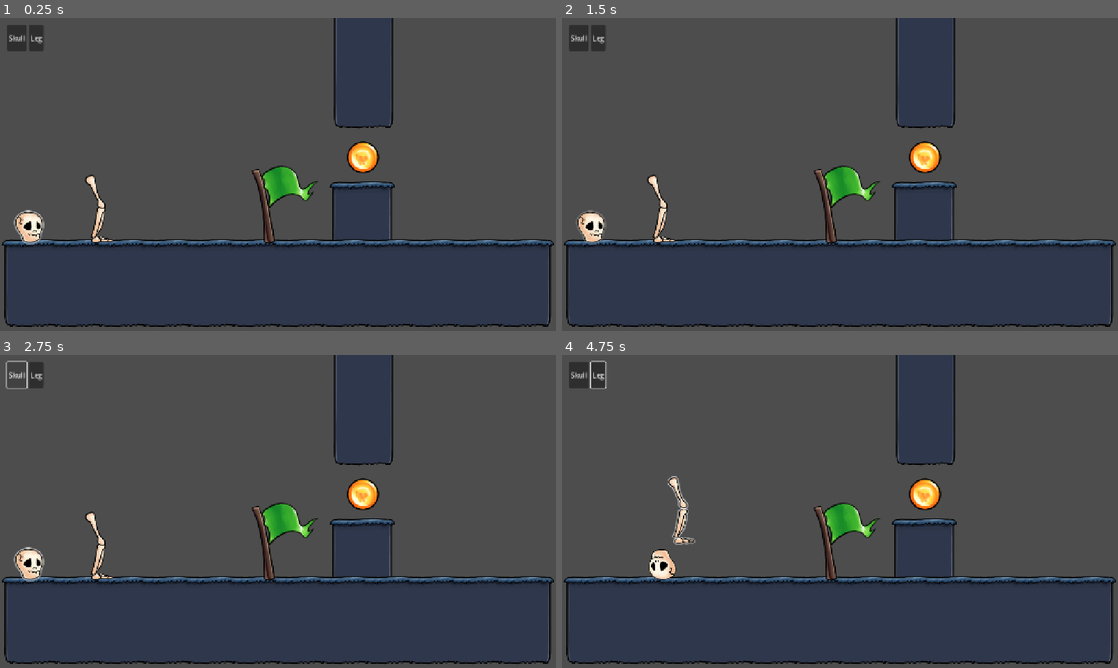
Above: before the commit, frames 1-4 (two rows, left to right).
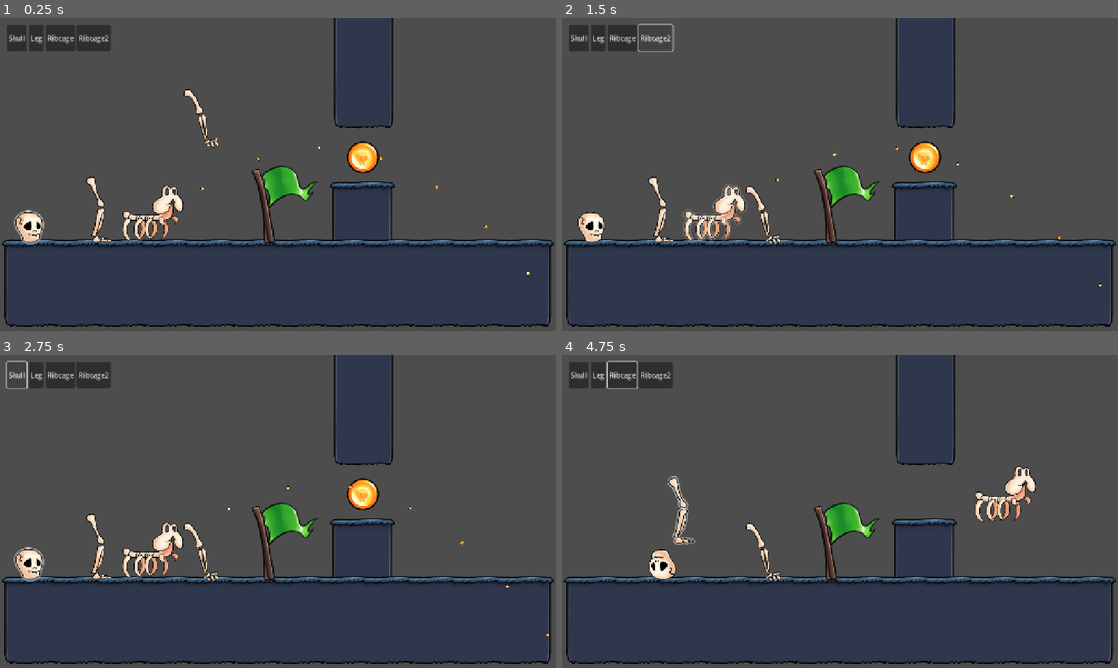
Above: after the commit, the same moments.

Repository: KettLovahr/ludum-dare-58
Game: Godot game, scene res://Scenes/Levels/01.tscn
The game is run twice, just before and just after one commit, with the same random seed, the same clock (stepped at 60 frames per second) and the same inputs. The engine's default icon, where the game draws it, is replaced by a stand-in: a white triangle on a blue panel in a dark square.
Inputs (mouse positions are in pixels of both pictures, inside the frame that each line leads up to):
- Up to frame 1 (0.25 s): no input
- Up to frame 2 (1.5 s): click (623, 36) at 0.5 s, where only the run after the commit has a clickable "Ribcage"; click (656, 36) at 1.25 s, where only the run after the commit has a clickable "Ribcage2"
- Up to frame 3 (2.75 s): click "Skull" at 2 s
- Up to frame 4 (4.75 s): click "Leg" at 2.75 s; tap Enter at 3.5 s; move the mouse to (589, 564) at 3.52 s; hold Right (move_right) from 3.53 s (still down); tap Space (move_action) at 3.6, 4.35 s; click (589, 564) at 3.67 s; tap Up (move_up) at 3.77, 4.52 s; move the mouse to (667, 545) at 4.27 s; click (667, 545) at 4.42 s

The runs differ from the first frame. In frame 1, 2.1% of the frame differs, in the area x 8-96%, y 2-82%; in frame 2, 2.0%; in frame 3, 2.1%; in frame 4, 2.5%, in the area x 5-86%, y 1-73%.

Commit message:
Add dummies onto the scene, use different sprite for trajectory preview

Diff:
--- a/Scenes/Levels/01.tscn
+++ b/Scenes/Levels/01.tscn
@@ -7,7 +7,9 @@
 [ext_resource type="PackedScene" uid="uid://ckjovd4m5x8h4" path="res://Scenes/Objects/Player/Parts/Leg/Leg.tscn" id="4_cv17v"]
 [ext_resource type="Texture2D" uid="uid://bnflm07rloebr" path="res://Assets/Environment/Grass.png" id="6_mfwng"]
 [ext_resource type="PackedScene" uid="uid://dum6w4upon77l" path="res://Scenes/Objects/Coin/Coin.tscn" id="7_a2roa"]
+[ext_resource type="PackedScene" uid="uid://kxlkspfj2w2j" path="res://Scenes/Objects/Player/Parts/Ribcage/Ribcage.tscn" id="7_rlexa"]
 [ext_resource type="PackedScene" uid="uid://b3ye10a2hbdvu" path="res://Scenes/Objects/Flag/Flag.tscn" id="8_pdtvn"]
+[ext_resource type="PackedScene" uid="uid://ctvb2v4km3wmk" path="res://Scenes/Objects/Player/Parts/Arm/Arm.tscn" id="9_wmfcf"]
 
 [sub_resource type="TileSetAtlasSource" id="TileSetAtlasSource_cv17v"]
 texture = ExtResource("1_wi0lj")
@@ -48,6 +50,14 @@
 
 [node name="Leg" parent="PlayerRoot" instance=ExtResource("4_cv17v")]
 position = Vector2(231, 453)
+
+[node name="Ribcage" parent="PlayerRoot" instance=ExtResource("9_wmfcf")]
+position = Vector2(487, 255)
+collision_layer = 2
+
+[node name="Ribcage2" parent="PlayerRoot" instance=ExtResource("7_rlexa")]
+position = Vector2(336, 508)
+collision_layer = 2
 
 [node name="Ground3" type="NinePatchRect" parent="."]
 offset_left = 761.0
--- a/Scenes/Objects/Player/Parts/Leg/arc_follow.gd
+++ b/Scenes/Objects/Player/Parts/Leg/arc_follow.gd
@@ -18,7 +18,7 @@
 func create_tiny_sprite():
 	var new_pathfollow := PathFollow2D.new()
 	var new_spr := Sprite2D.new()
-	new_spr.texture = load("res://icon.svg")
+	new_spr.texture = load("res://Assets/Environment/Coin.png")
 	new_spr.scale = Vector2(0.1, 0.1)
 	add_child(new_pathfollow)
 	new_pathfollow.add_child(new_spr)
--- a/Scenes/Objects/Player/PlayerPart.gd
+++ b/Scenes/Objects/Player/PlayerPart.gd
@@ -33,6 +33,8 @@
 func _ready():
 	# this is stupid but i want the state for these to be different always :/
 	glow_material = load("res://Scenes/Objects/Player/Parts/PartGlow.tres").duplicate_deep(Resource.DEEP_DUPLICATE_ALL)
+	for sprite in sprites:
+		sprite.material = glow_material
 	for child in get_children():
 		if child is PartSelectionArea:
 			child.part_clicked.connect(func(): select())
Not shown: 1 places in Scenes/Levels/01.tscn that only renumber resources
Not shown: 1 places in Scenes/Objects/Flag/Flag.tscn that only renumber resources
